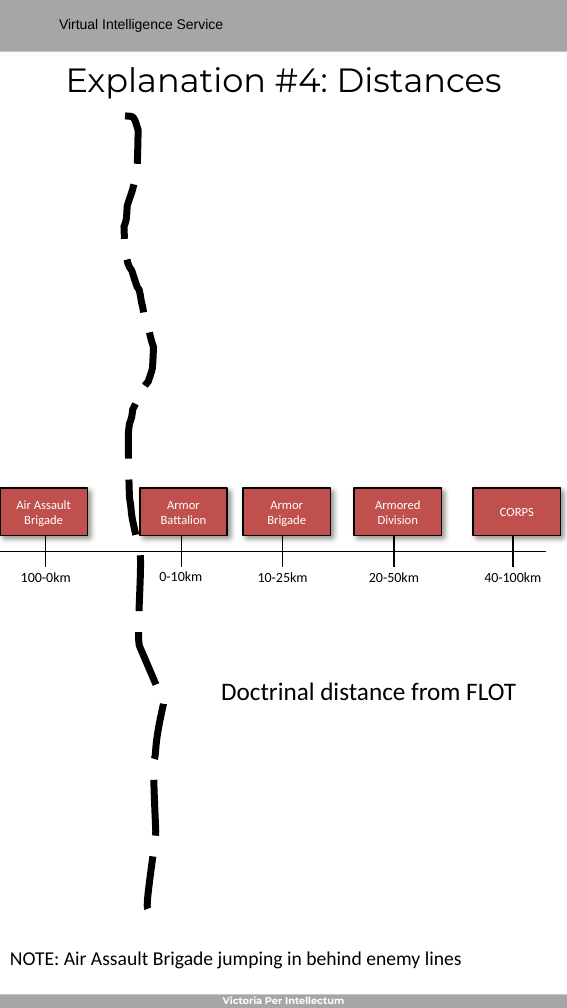
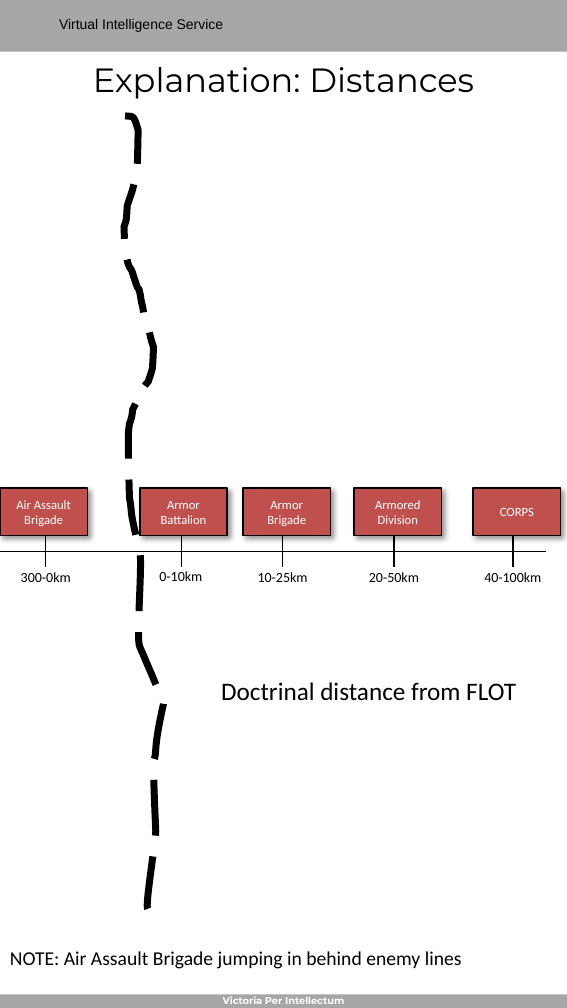
Before and after one commit to 132nd-vWing/ATRM_Brief, a slide deck: slide 11 of Files/VIS - Generic Order of Battle.pptx (slide 7 before the commit). Drawn at 567x1008 pixels with LibreOffice and Linux fonts; fonts in the diff are those of the drawing; background and template pictures are left out. Boxes give left, top, right and bottom in pixels: in the first picture for what was removed or moved away, otherwise in the second. Text is boxed around its words. In the diff, an @@ line names an element or a change of style, - is before the commit and + after.

```diff
--- a/Files/VIS - Generic Order of Battle.pptx
+++ b/Files/VIS - Generic Order of Battle.pptx
@@ title at bbox=[93, 67, 474, 99]: text changed @@
-Explanation #4: Distances
+Explanation: Distances
@@ text at bbox=[21, 572, 71, 582]: text changed @@
-100-0km
+300-0km
```
Also in this commit, not shown: 11 other slides changed, 18 slides added, 1 other file.
